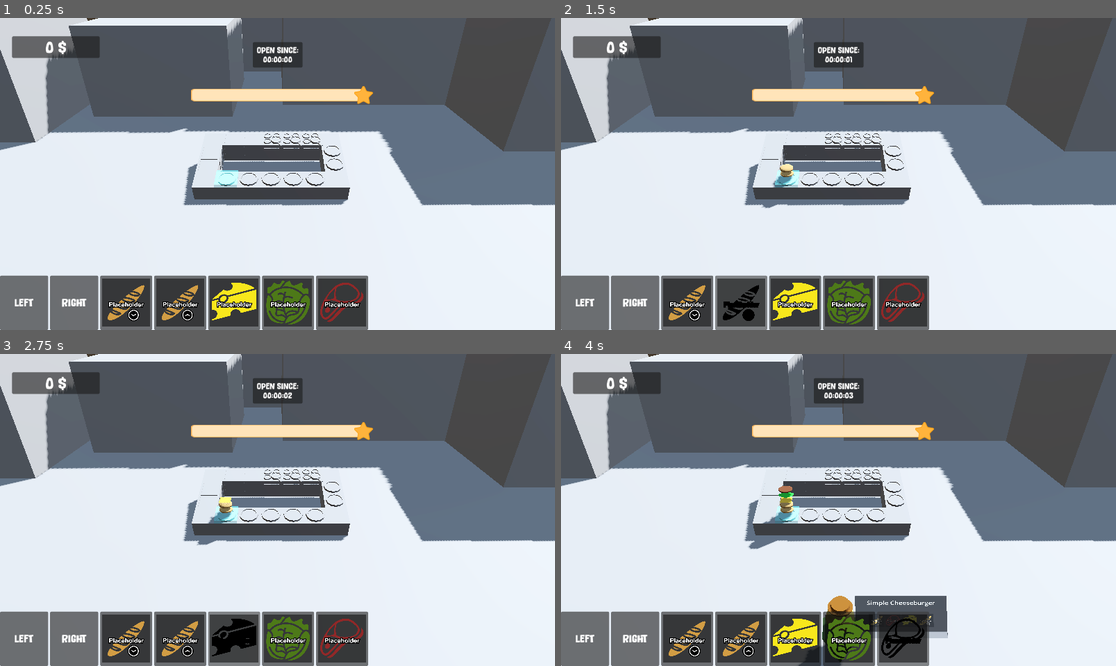
Above: before the commit, frames 1-4 (two rows, left to right).
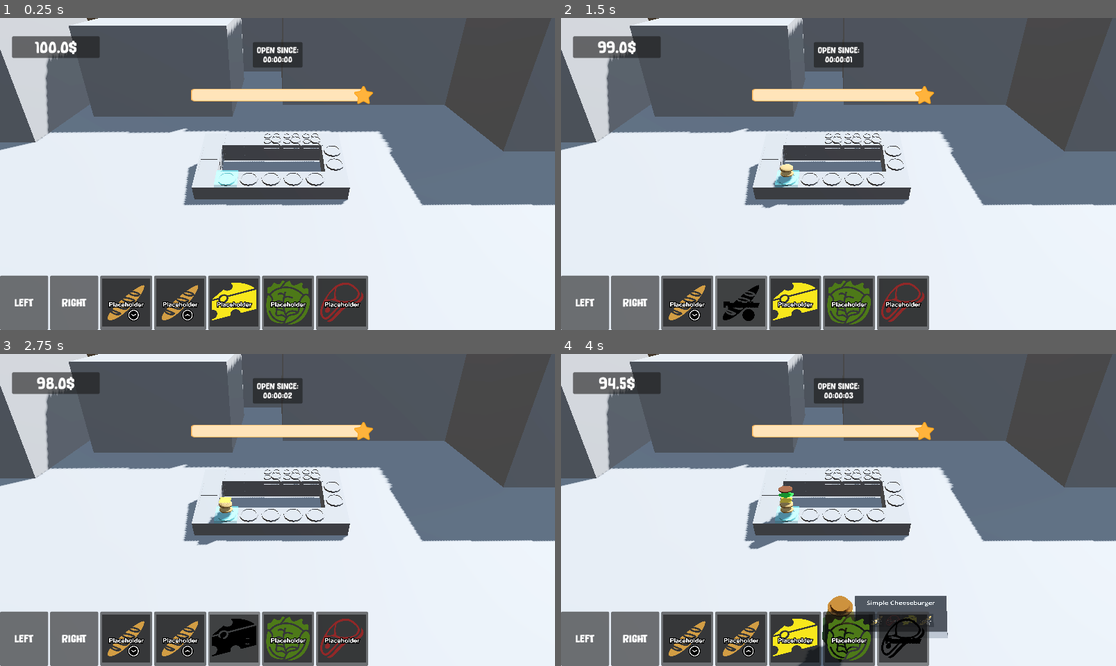
Above: after the commit, the same moments.

Repository: thewasmans/2026-game-jam-burger-truck
Game: Godot game, scene res://scenes/main.tscn
The game is run twice, just before and just after one commit, with the same random seed, the same clock (stepped at 60 frames per second) and the same inputs.
Inputs (mouse positions are in pixels of both pictures, inside the frame that each line leads up to):
- Up to frame 1 (0.25 s): no input
- Up to frame 2 (1.5 s): click (688, 301) at 0.52 s; click (738, 301) at 1.27 s
- Up to frame 3 (2.75 s): click (233, 637) at 2.02 s
- Up to frame 4 (4 s): click (849, 637) at 2.77 s; click (905, 637) at 3.52 s

The runs differ from the first frame. In frame 1, 0.2% of the frame differs, in the area x 6-14%, y 7-12%; in frame 2, 0.1%; in frame 3, 0.1%; in frame 4, 0.2%.

Commit message:
Add money ingredients system

Diff:
--- a/scripts/main.gd
+++ b/scripts/main.gd
@@ -21,7 +21,6 @@
 			child.queue_free()
 		_ingredients = []
 
-
 @export var snack_truck: SnackTruck
 @export var game_ui: GameUI
 @export var spawner: HungryClientSpawner
@@ -29,8 +28,9 @@
 @export var ingredients_data: Array[Ingredient]
 @export var anchor_plates: Array[Node3D]
 @export var plate_selector: Node3D
+@export var default_amount_money: float = 100.0
 var _clients: Array[HungryClient] = []
-var _money: int = 0
+var _money: float = 0
 var _plates: Array[Plate]
 var _current_index_plate: int
 var current_plate:Plate:
@@ -49,6 +49,8 @@
 		button.pressed.connect(add_ingredient_on_plate.bind(ingredient))
 	for anchor in anchor_plates:
 		_plates.append(Plate.new(anchor))
+	_money = default_amount_money
+	game_ui.set_money_value(default_amount_money)
 	plate_selected_changed(0)
 
 func on_child_entered_tree(node: Node) -> void:
@@ -70,7 +72,8 @@
 	snack_truck.take_damage(1)
 
 func add_ingredient_on_plate(ingredient:Ingredient):
-	game_ui.add_ingredient(ingredient)
+	_money -= ingredient.price
+	game_ui.set_money_value(_money)
 	current_plate.add_ingredient(ingredient)
 	burger_match_with_client(current_burger)
 
--- a/scripts/ui/game_ui.gd
+++ b/scripts/ui/game_ui.gd
@@ -35,7 +35,7 @@
 	ingredient_texture.expand_mode = TextureRect.EXPAND_IGNORE_SIZE
 	ingredient_texture.custom_minimum_size = Vector2(100, 100)
 
-func set_money_value(value:int):
+func set_money_value(value:float):
 	money_label.text = str(value) + "$"
 
 func select_plate(side:int):
